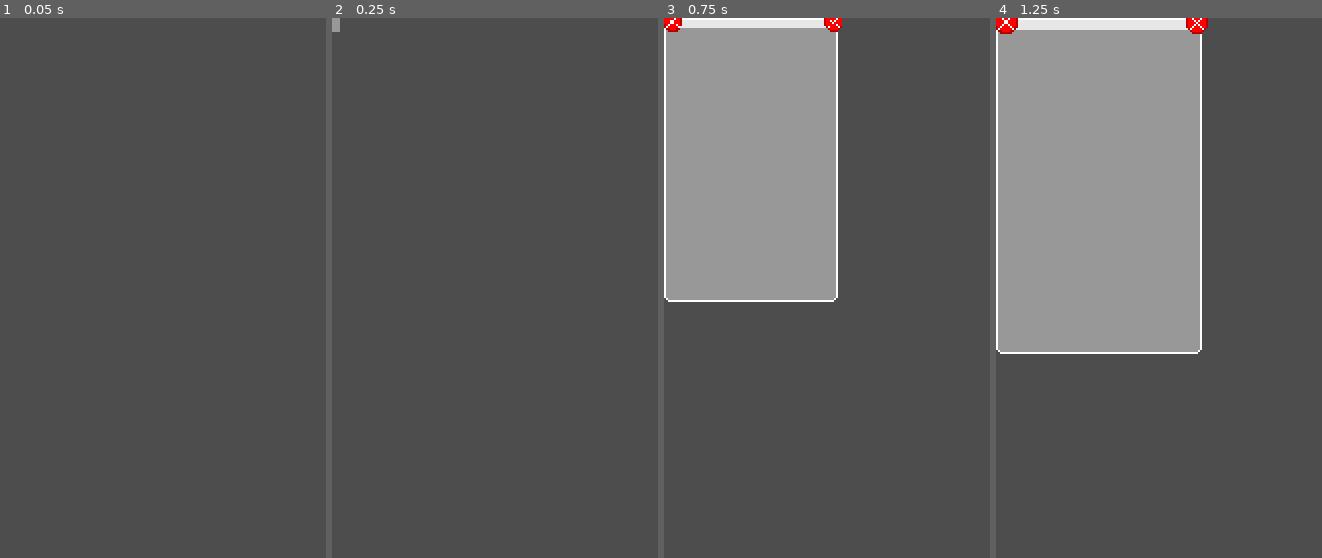
Above: before the commit, frames 1-4 (left to right).
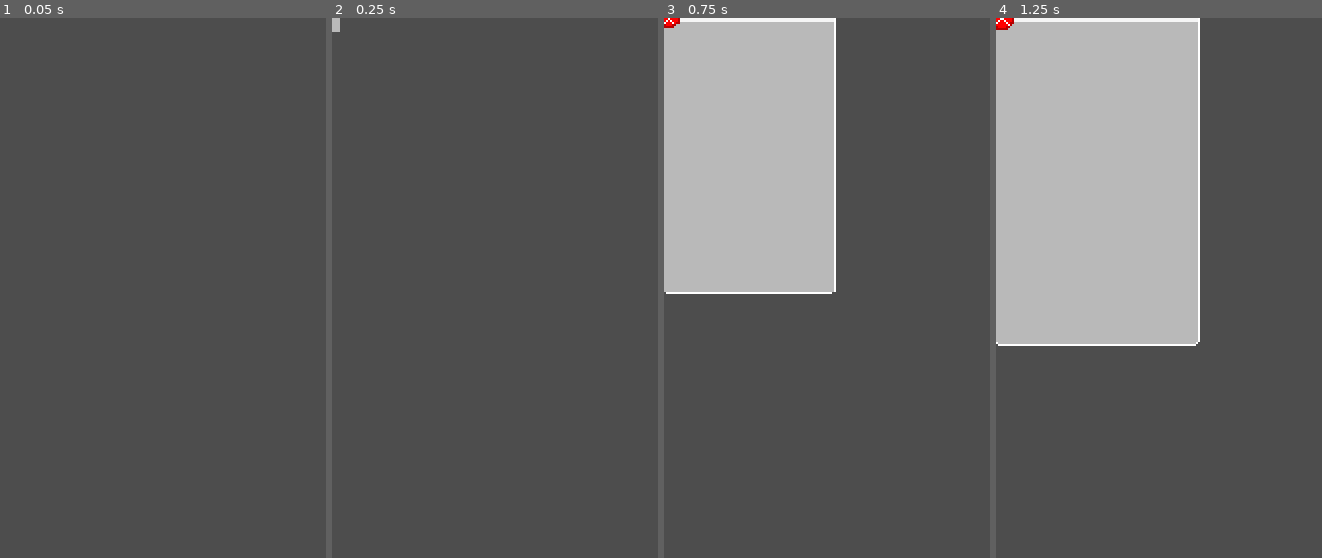
Above: after the commit, the same moments.

Repository: KarlTheFish/adSpace---TalTech-gamejam-2024
Game: Godot game, scene res://ads/empty_ad_01.tscn
Two runs of this game, one before a commit and one after it. Both use one fixed random seed, a clock stepped at 60 frames per second and the inputs below. This scene is started directly instead of the project's main scene.
Inputs (mouse positions are in pixels of both pictures, inside the frame that each line leads up to):
- Up to frame 1 (0.05 s): no input
- Up to frame 2 (0.25 s): no input
- Up to frame 3 (0.75 s): click (699, 72) at 0.5 s
- Up to frame 4 (1.25 s): no input

Frame 1 is identical in both runs. In frame 2, less than 0.1% of the frame differs, in the area x 0-3%, y 0-3%; in frame 3, 28%; in frame 4, 39%, in the area x 0-66%, y 0-63%.

Commit message:
Adjusted ad positions

Diff:
--- a/ads/empty_ad_01.tscn
+++ b/ads/empty_ad_01.tscn
@@ -2,7 +2,7 @@
 
 [ext_resource type="Script" path="res://classes/draggable_button.gd" id="1_25tmd"]
 [ext_resource type="Script" path="res://classes/base_advertisement.gd" id="1_l7pjg"]
-[ext_resource type="Texture2D" uid="uid://c65288yubnan2" path="res://assets/Ad boxes/Sprite-0001.png" id="2_usqwc"]
+[ext_resource type="Texture2D" uid="uid://b5jl8p5pphrfy" path="res://assets/Ad boxes/Ad1base.png" id="2_8yqkk"]
 [ext_resource type="Texture2D" uid="uid://bj2kveip2424x" path="res://ads/close-button-12.png" id="4_mawj5"]
 
 [node name="EmptyAd01" type="Node2D" node_paths=PackedStringArray("close_button", "close_button_markers")]
@@ -15,7 +15,7 @@
 offset_top = -4.0
 offset_right = 106.0
 offset_bottom = 169.0
-texture_normal = ExtResource("2_usqwc")
+texture_normal = ExtResource("2_8yqkk")
 script = ExtResource("1_25tmd")
 
 [node name="CloseButton" type="TextureButton" parent="Window"]
@@ -26,6 +26,7 @@
 texture_normal = ExtResource("4_mawj5")
 
 [node name="CloseUpperRight" type="Marker2D" parent="Window"]
-position = Vector2(100, 1)
+position = Vector2(96, -2)
 
 [node name="CloseUpperLeft" type="Marker2D" parent="Window"]
+position = Vector2(-2, -2)
Binary file added: assets/Ad boxes/Ad1base.png
Not shown, added: assets/Ad boxes/Ad1base.png.import
